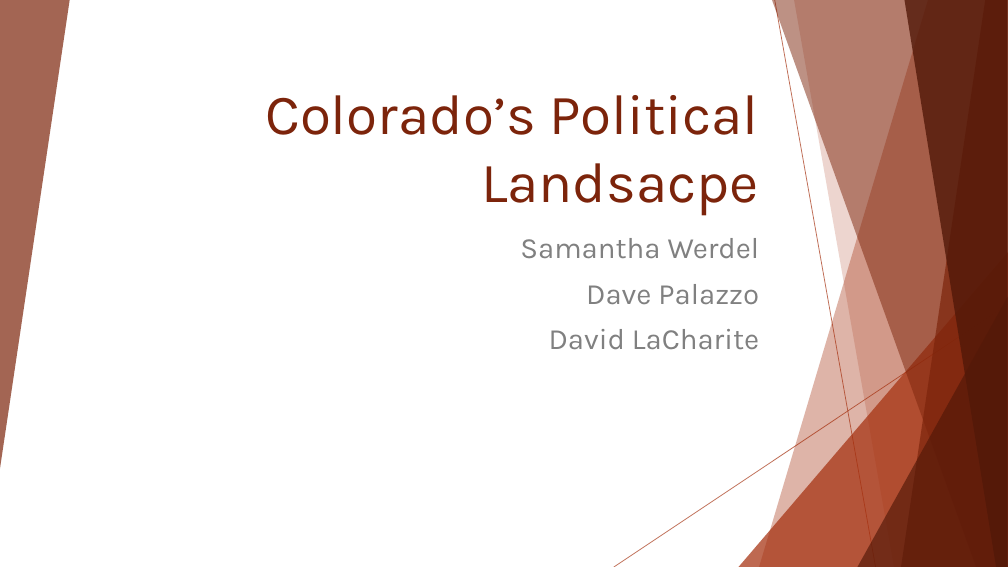
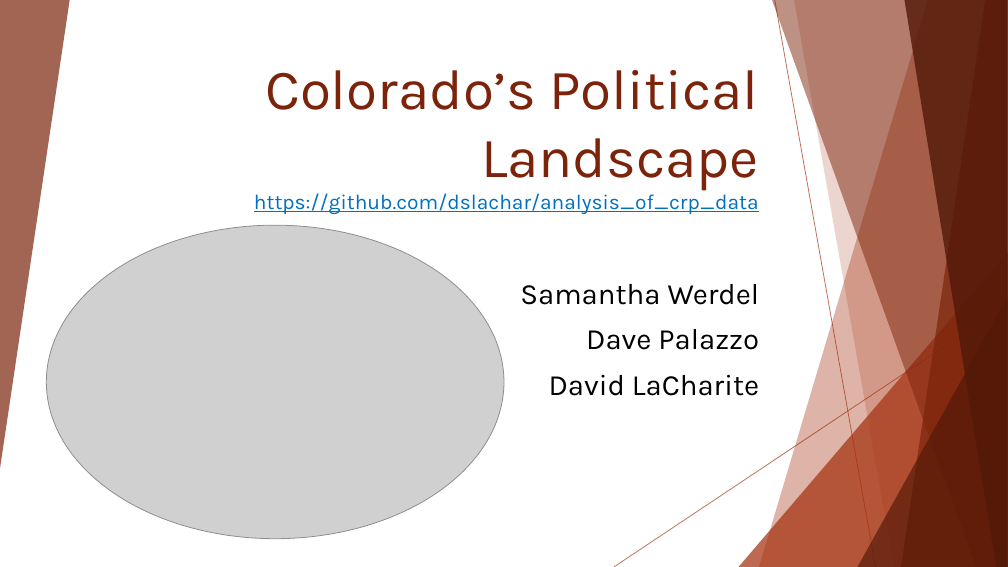
Before and after one commit to dslachar/analysis_of_crp_data, a slide deck: slide 1 of project_presention.pptx. Drawn at 1008x567 pixels with LibreOffice and Linux fonts; fonts in the diff are those of the drawing; grey boxes stand for pictures. Boxes give left, top, right and bottom in pixels: in the first picture for what was removed or moved away, otherwise in the second. Text is boxed around its words. In the diff, an @@ line names an element or a change of style, - is before the commit and + after.

```diff
--- a/project_presention.pptx
+++ b/project_presention.pptx
@@ title at box(254, 70, 759, 214): text changed; size 54 to 20 pt; text colour #7C240B to #0070C0 @@
-Colorado’s Political Landsacpe
+Colorado’s Political Landscape
+https://github.com/dslachar/analysis_of_crp_data
@@ picture added at box(46, 225, 504, 539) @@
@@ subtitle "Samantha Werdel" at box(520, 284, 760, 396): text colour #808080 to #000000 @@
```
Also in this commit, not shown: 6 other slides changed, 3 slides added, 2 slides removed.
